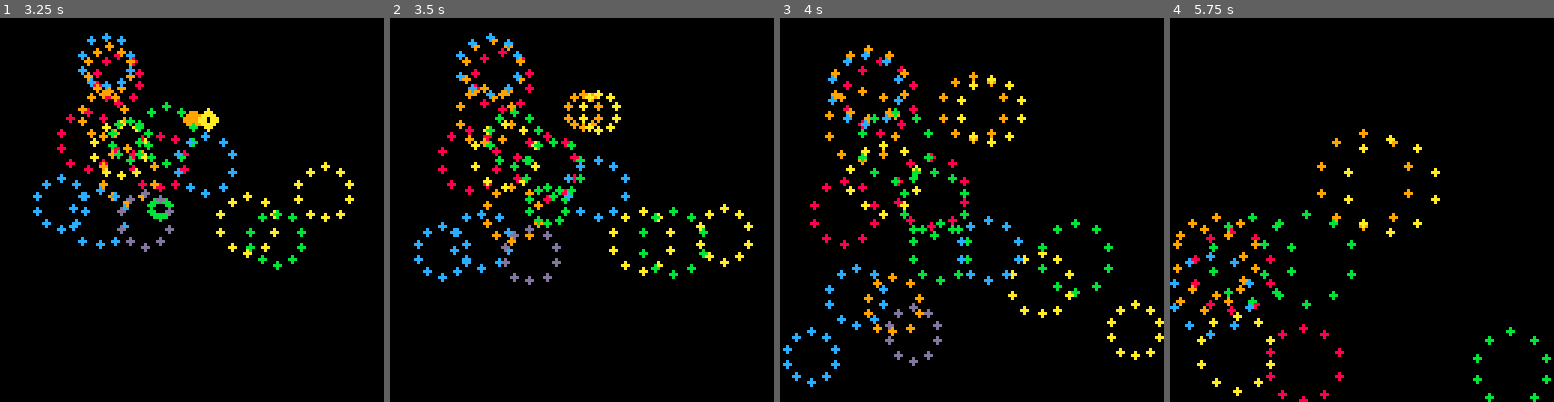
Above: before the commit, frames 1-4 (left to right).
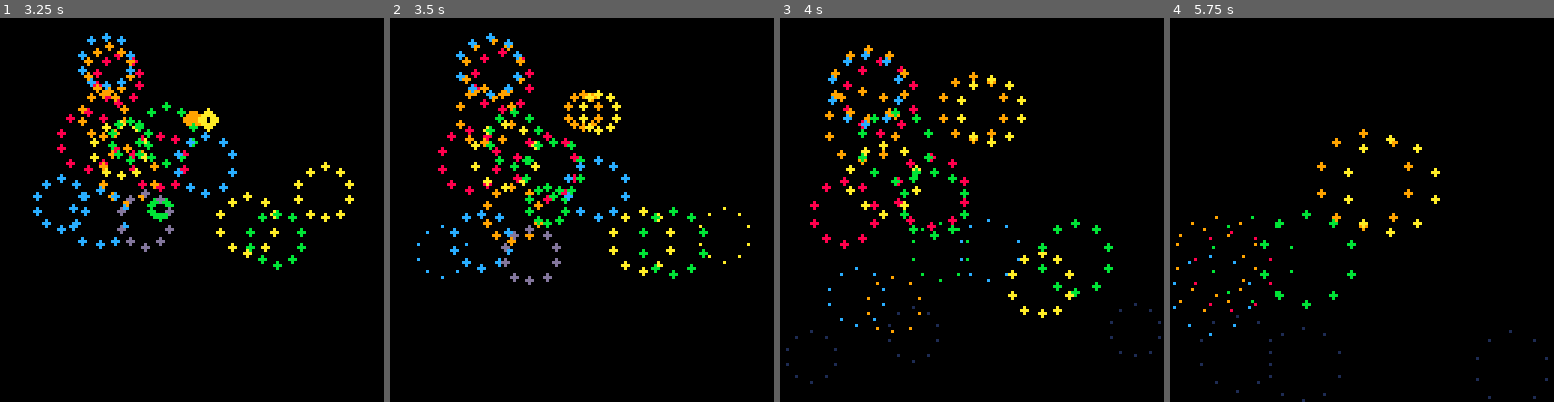
Above: after the commit, the same moments.

Repository: jesstelford/pico8-tootcart-fireworks
Game: PICO-8 cartridge main.p8
The game is run twice, just before and just after one commit, with the same random seed, the same clock (stepped at 60 frames per second) and the same inputs.
Inputs:
- Up to frame 1 (3.25 s): no input
- Up to frame 2 (3.5 s): no input
- Up to frame 3 (4 s): no input
- Up to frame 4 (5.75 s): no input

Frame 1 is identical in both runs. In frame 2, 0.5% of the frame differs, in the area x 6-95%, y 48-69%; in frame 3, 1.9%; in frame 4, 2.0%, in the area x 0-100%, y 50-100%.

Commit message:
Add explosion fade-out

Diff:
--- a/main.p8
+++ b/main.p8
@@ -21,10 +21,13 @@
   -- we have two stages:
   -- 0: the firework is launching, for the upward curve of sin() (ie; 0 - 0.2)
   -- 1: the explosion, only on the downward curve of sin() (ie; 0.2 - 0.7)
-  s = q > .2 and q < .7 and 1 or 0
+  -- so we use sin() as a convenient way to determine which stage we're in
+  -- .8 is shifting the sin curve by half to get the opposite sign
+  -- an equivalent, longer version: s=q>.2 and q<.7 and 1 or -1
+  s=sgn(sin(q+.8))
   -- render the launching firework
-  -- -1 will not render anything
-  circ(x, y, -s, 7)
+  -- negative numbers will not render anything, 0 will render a dot
+  circ(x, y, s - 1, 7)
   -- the explosion lasts until it drops off the bottom of the screen, which is
   -- only .5 sin() iteration, so we normalise that to a range of 0 - 1
   -- note: `2 *` is the same as `/ 0.5`
@@ -37,10 +40,17 @@
     circfill(
       x + sin(u) * k,
       y + cos(u) * k,
-      -- when s = 0, this results in -1, and so wont render anything
-      (s * 2) - 1,
-      -- pick from the bright colors
-      8 + (i / 4) % 8)
+      -- first radius -1 (don't render), then 1 (a cross), finally 0 (a dot).
+      -- multiply by s to force a negative number so we don't render the
+      -- explosion while the firework is still launching.
+      -- ceil(sin()) gives us the 0 or 1.
+      -- .9 is .4+.5 - shifting the sin curve by half to get the opposite sign,
+      -- which allows us to use flr() instead of ceil() to save 1 character
+      -- a longer version might be: q<.4 and 1 or 0
+      s*flr(sin(q-.9)),
+      -- pick from the bright colors to start, then later change to dark blue
+      q>.45 and 1 or 8+(i/4)%8
+    )
   end
 end
 flip()
Not shown, changed: README.md
